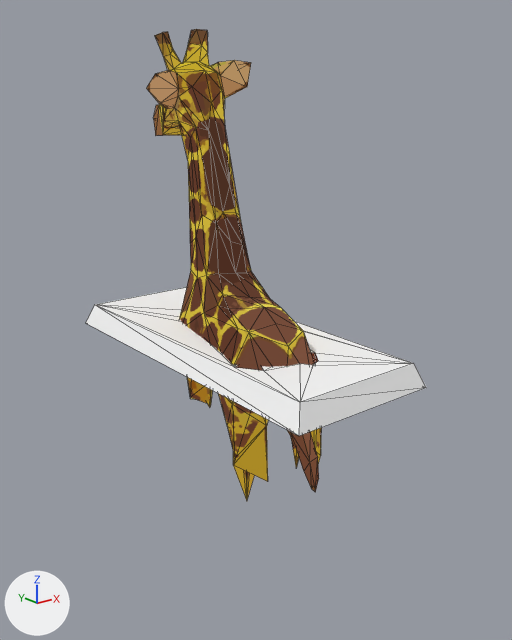
The glTF model public/models/giraffe/model.glb, before and after one commit.
Both versions are drawn from a camera (50 mm lens) standing at (-0.536, -0.704, 0.326) and looking at (0.018, -0.011, 0.049). The lights are fixed; the arrows at lower left show +X, +Y and +Z. The picture after the commit comes second. Mesh edges are drawn as thin lines. Vertices at exactly the same position are counted once.

Objects in the first picture: 'Reduce_Flat'.
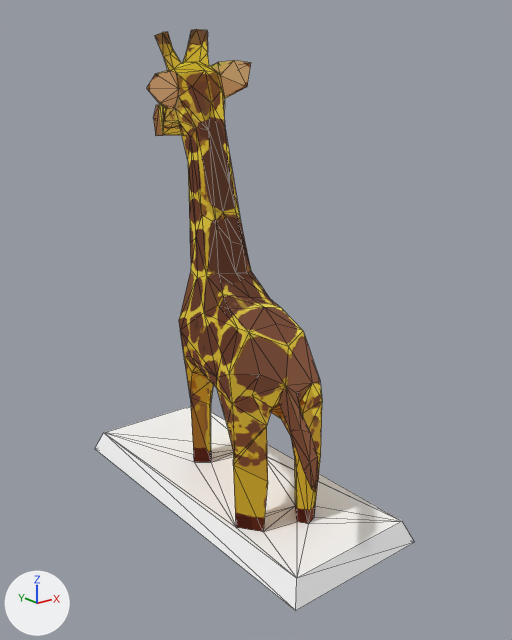
The newer file is also turned or shifted as a whole; pictures and numbers use the older file's frame.

The edits, one by one:
me_reduce_flat is used by ob_reduce_flat; location (0.0, 0.0, 0.0).
Before the commit, vertices of me_reduce_flat: 2 (0.041, 0.042, 0.03), 5 (-0.025, 0.08, 0.03), 15 (-0.007, 0.064, 0.03), 37 (-0.044, -0.094, 0.03), 78 (-0.057, -0.119, 0.03) at pixel (263, 370).
Before the commit, vertices of me_reduce_flat: 88 (0.013, -0.135, 0.03) at pixel (318, 360), 90 (-0.003, -0.142, 0.03) at pixel (312, 365), 95 (0.066, 0.036, 0.03), 108 (-0.078, -0.091, 0.03) at pixel (234, 367), 109 (-0.056, -0.083, 0.03).
Before the commit, vertices of me_reduce_flat: 124 (-0.013, 0.099, 0.03), 164 (0.001, 0.091, 0.03), 169 (0.065, 0.064, 0.03), 170 (0.052, 0.065, 0.03), 195 (0.012, -0.1, 0.03).
Before the commit, vertices of me_reduce_flat: 197 (0.029, -0.113, 0.03) at pixel (315, 352), 206 (0.0, 0.073, 0.03), 239 (0.045, 0.055, 0.03), 277 (-0.01, -0.128, 0.03) at pixel (299, 363), 302 (-0.096, 0.261, 0.0) at pixel (85, 323).
Before the commit, vertices of me_reduce_flat: 303 (0.106, 0.261, 0.0), 304 (0.106, -0.223, 0.0) at pixel (426, 387), 305 (-0.096, -0.223, 0.0) at pixel (299, 436), 306 (-0.084, 0.249, 0.03) at pixel (94, 304), 307 (0.094, 0.249, 0.03).
Before the commit, vertices of me_reduce_flat: 308 (0.094, -0.211, 0.03) at pixel (413, 363), 309 (-0.084, -0.211, 0.03) at pixel (300, 402).
me_reduce_flat had 310 vertices, 628 faces and spanned x -0.096..0.106, y -0.223..0.261, z -0.159..0.412.
me_reduce_flat now has 310 vertices, 628 faces and spans x -0.096..0.106, y -0.223..0.261, z -0.212..0.412.
Part 1, on me_reduce_flat:
Vertices 2, 5, 15, 37, 78, 88, 90, 95, 108, 109, 124, 164, 169, 170, 195, 197, 206, 239, 277, 302 to 309 of me_reduce_flat move by (0.0, 0.0, -0.212).

Where the change shows, as pixel boxes (x1, y1, x2, y2) in the pictures (512 x 640 px; the box of a moved part takes in the faces that stretch with it):
'Reduce_Flat', reshaped (6% narrower, 24% taller)
    before: (86, 29, 426, 500)
    after: (95, 29, 414, 611)
part 1 of me_reduce_flat, moved or reshaped
    before: (86, 287, 426, 500)
    after: (95, 398, 414, 611)
